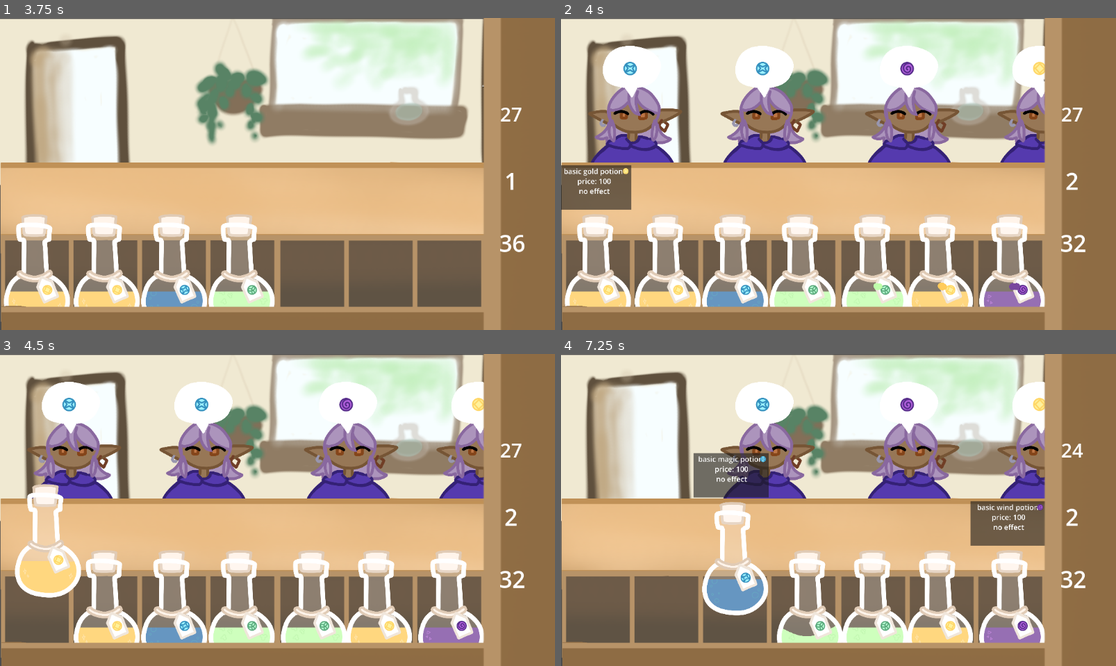
Above: before the commit, frames 1-4 (two rows, left to right).
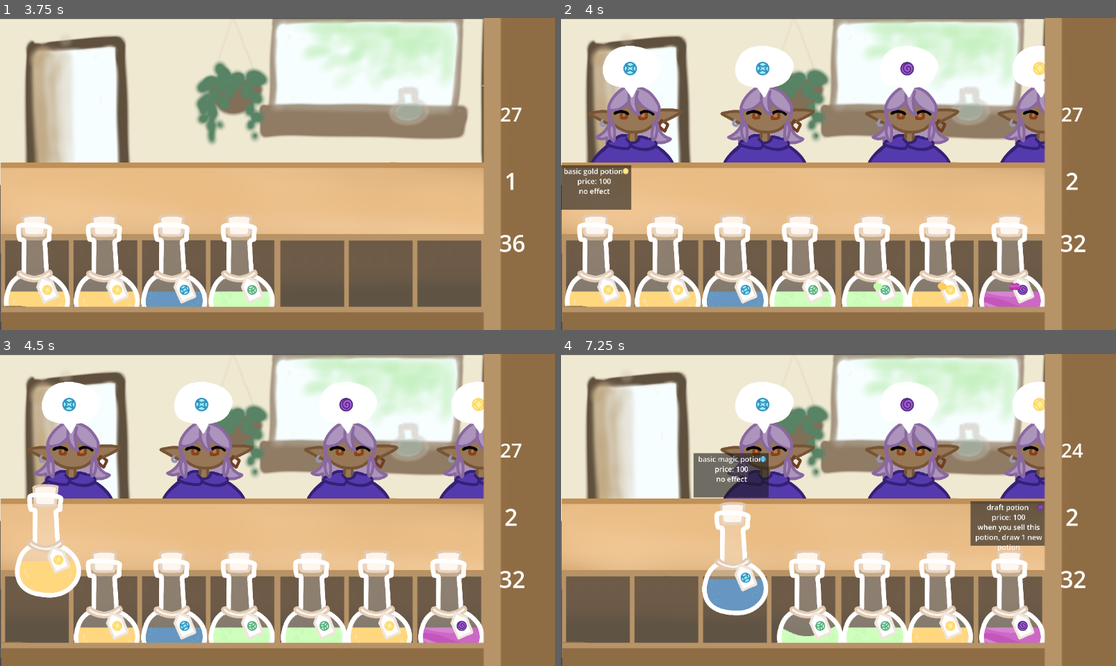
Above: after the commit, the same moments.

Repository: clairewsu/game
Game: Godot game, scene res://scenes/main.tscn
Same seed, same stepped clock (60 frames per second), same inputs: the game is played once before the commit and once after it.
Inputs (mouse positions are in pixels of both pictures, inside the frame that each line leads up to):
- Up to frame 1 (3.75 s): click "start" at 0.5 s; drag from (72, 77) to (349, 77) at 1.27 s; drag from (205, 77) to (349, 77) at 2.02 s; hold Right (r) 2.78-3.5 s; click (349, 77) at 2.92 s; tap Left (l) at 3.05 s; drag from (482, 77) to (38, 273) at 3.52 s
- Up to frame 2 (4 s): no input
- Up to frame 3 (4.5 s): drag from (38, 609) to (72, 413) at 4.27 s
- Up to frame 4 (7.25 s): drag from (672, 609) to (633, 413) at 5.02 s; move the mouse to (738, 609) at 5.77 s; press the mouse at (738, 609) at 5.78 s; tap 1 (one) at 5.85 s; release the mouse at (738, 609) at 6.5 s; drag from (805, 609) to (1016, 609) at 6.52 s

Frame 1 is identical in both runs. In frame 2, 0.4% of the frame differs, in the area x 76-87%, y 84-93%; in frame 3, 0.4%; in frame 4, 0.8%, in the area x 74-87%, y 48-93%.

Commit message:
added a potion with a special effectgit add .git add .

Diff:
--- /dev/null
+++ b/resources/swirldraft.gd
@@ -0,0 +1,14 @@
+extends carddata
+
+
+# Called when the node enters the scene tree for the first time.
+func _ready() -> void:
+	pass # Replace with function body.
+
+
+# Called every frame. 'delta' is the elapsed time since the previous frame.
+func _process(delta: float) -> void:
+	pass
+
+func on_sold(main):
+	main.spawn_object(1)
--- /dev/null
+++ b/resources/swirldraft.tres
@@ -0,0 +1,17 @@
+[gd_resource type="Resource" format=3 uid="uid://bmo4kahq01xtx"]
+
+[ext_resource type="Texture2D" uid="uid://cwhfs2xnnx77" path="res://art/draftswirl_liquid.PNG" id="1_ya2po"]
+[ext_resource type="Texture2D" uid="uid://c5hsnlr60x28u" path="res://art/basicbottle_mask.PNG" id="2_e5otd"]
+[ext_resource type="Script" uid="uid://chaknuiban0ob" path="res://resources/swirldraft.gd" id="3_h6eer"]
+[ext_resource type="Texture2D" uid="uid://f3yrdan5ucnd" path="res://art/basicswirl_bottle.PNG" id="4_8gkis"]
+
+[resource]
+script = ExtResource("3_h6eer")
+name = "draft potion"
+desc = "when you sell this potion, draw 1 new potion"
+color = 3
+basevalue = 100
+texture = ExtResource("4_8gkis")
+liquidtexture = ExtResource("1_ya2po")
+masktexture = ExtResource("2_e5otd")
+collision = PackedVector2Array(-218, 275, -114, 347, 63, 352, 190, 258, 187, 109, 73, 0, 66, -389, -112, -397, -117, -1, -232, 118)
--- a/scripts/carddata.gd
+++ b/scripts/carddata.gd
@@ -9,3 +9,6 @@
 @export var liquidtexture:Texture2D
 @export var masktexture:Texture2D
 @export var collision:PackedVector2Array
+
+func on_sold(main):
+	pass
--- a/scripts/deck_manager.gd
+++ b/scripts/deck_manager.gd
@@ -3,7 +3,8 @@
 	preload("../resources/basicgold.tres"),
 	preload("../resources/basicgreen.tres"),
 	preload("../resources/basicblue.tres"),
-	preload("../resources/basicswirl.tres")
+	preload("../resources/basicswirl.tres"),
+	preload("../resources/swirldraft.tres")
 ]
 var deck:Array[Resource]=[]
 
@@ -22,7 +23,7 @@
 		deck.append(cards[0])
 		deck.append(cards[1])
 		deck.append(cards[2])
-		deck.append(cards[3])
+		deck.append(cards[4])
 
 func draw():
 	if deck.is_empty():
--- a/scripts/object.gd
+++ b/scripts/object.gd
@@ -4,7 +4,7 @@
 @export var speed=15 #theoretically how it would zoom bk to its default pos
 @export var color_id=0
 @export var basevalue=100
-@export var data=carddata
+@export var data:carddata
 @export var slosh_strength=.2
 @export var settle_speed=.6
 @onready var gold=preload("res://art/gold.PNG")
@@ -158,6 +158,7 @@
 		score.emit(basevalue*1.5)
 	else:
 		score.emit(basevalue)
+	data.on_sold(get_parent())
 	guy.tree_exited.connect(queue_free)
 
 
Binary file added: art/draftswirl_liquid.PNG
Not shown, added: art/draftswirl_liquid.PNG.import
Not shown, added: resources/swirldraft.gd.uid
